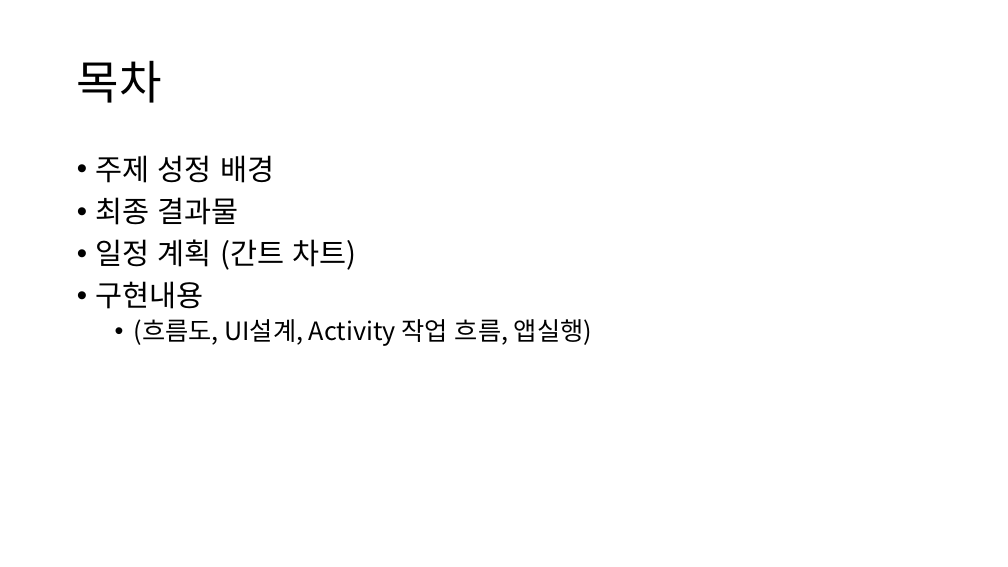
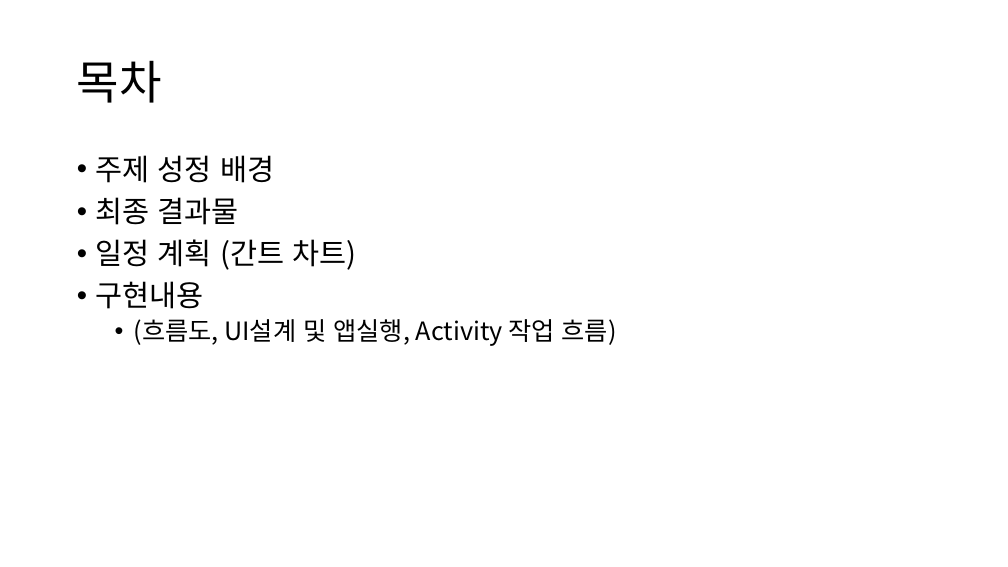
Before and after one commit to NERDHEAD/SSSimulator4S, a slide deck: slide 2 of 1512035 류주성/1512035 류주성.pptx. Drawn at 1008x567 pixels with LibreOffice and Linux fonts; fonts in the diff are those of the drawing. Boxes give left, top, right and bottom in pixels: in the first picture for what was removed or moved away, otherwise in the second. Text is boxed around its words. In the diff, an @@ line names an element or a change of style, - is before the commit and + after.

```diff
--- a/1512035 류주성/1512035 류주성.pptx
+++ b/1512035 류주성/1512035 류주성.pptx
@@ text at <box>134,319,617,346</box>: text changed @@
-  • (흐름도, UI설계, Activity 작업 흐름, 앱실행)
+  • (흐름도, UI설계 및 앱실행, Activity 작업 흐름)
```
Also in this commit, not shown: 3 other slides changed, 1 slide removed, 13 other files.
